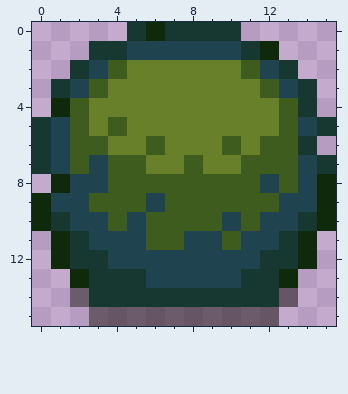
Pixel-art sprite, stored at Assets/Art/Sprites/Nature/Plants/Shrubbery/bush_small.png. That is the earlier state.
The file is 16x16 pixels.
After the commit:
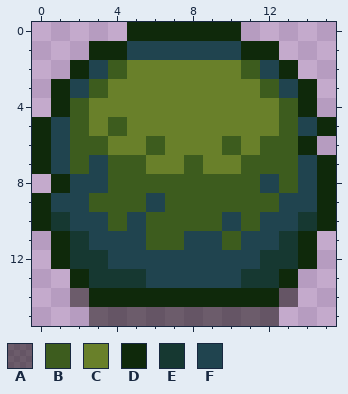
Palette (. is transparent): A #150f0a80  B #3d5c1e  C #69802a  D #0f290b  E #163831  F #20444f
Change:
y 0: x 5 E -> D; x 7..10 EEEE -> DDDD
y 1: x 3..4 EE -> DD; x 11 E -> D
y 2: x 2 E -> D; x 13 E -> D
y 3: x 1 E -> D; x 14 E -> D
y 4: x 14 E -> D
y 5: x 0 E -> D; x 15 E -> D
y 6: x 0 E -> D; x 14 E -> D
y 7: x 0 E -> D; x 15 E -> D
y 14: x 3..12 EEEEEEEEEE -> DDDDDDDDDD
Where, in picture pixels (left, top, right, bottom), the same in both pictures:
changed: (32, 22, 336, 174)
changed: (89, 288, 279, 307)
